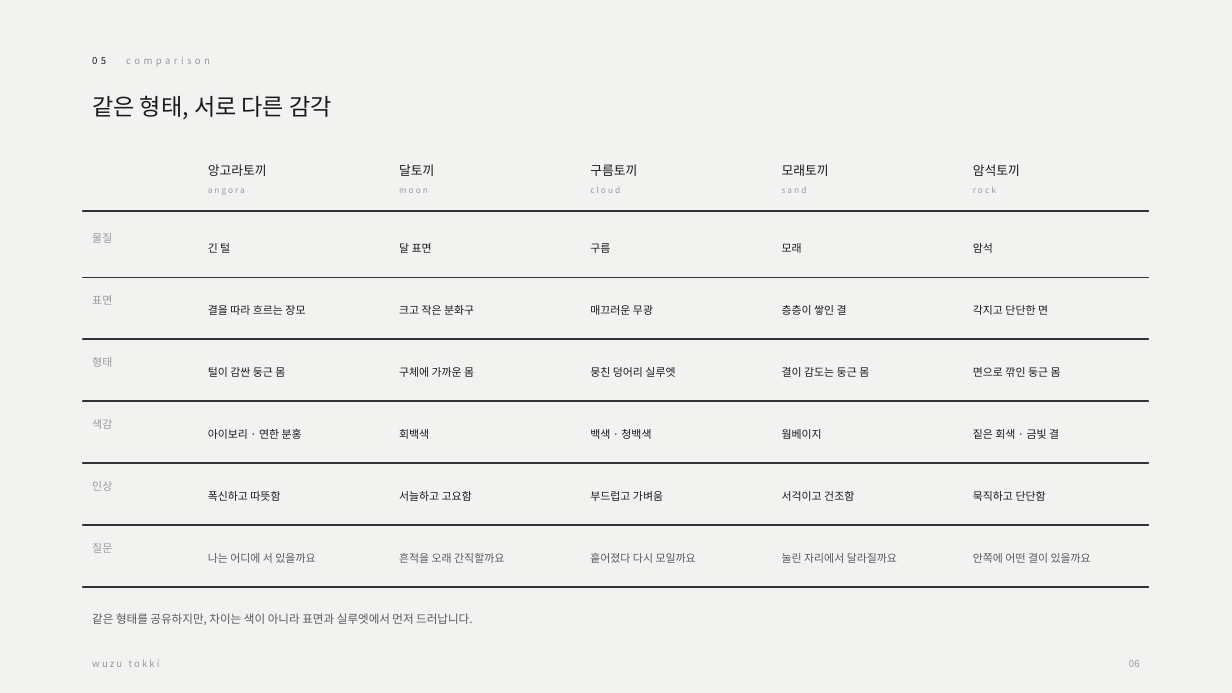
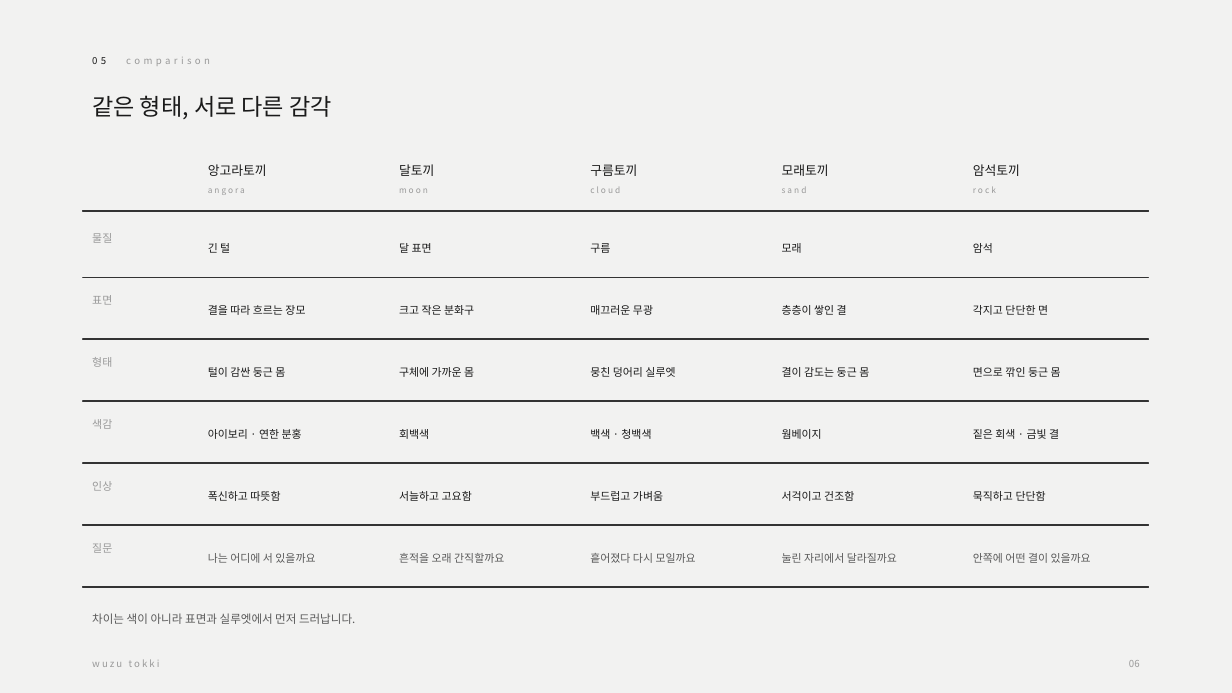
Before and after one commit to yehol/hoho, a slide deck: slide 6 of Wuzu_Tokki_IP_소개서_20260922.pptx. Drawn at 1232x693 pixels with LibreOffice and Linux fonts; fonts in the diff are those of the drawing. Boxes give left, top, right and bottom in pixels: in the first picture for what was removed or moved away, otherwise in the second. Text is boxed around its words. In the diff, an @@ line names an element or a change of style, - is before the commit and + after.

```diff
--- a/Wuzu_Tokki_IP_소개서_20260922.pptx
+++ b/Wuzu_Tokki_IP_소개서_20260922.pptx
@@ text at (92,613,355,624): text changed @@
-같은 형태를 공유하지만, 차이는 색이 아니라 표면과 실루엣에서 먼저 드러납니다.
+차이는 색이 아니라 표면과 실루엣에서 먼저 드러납니다.
```
Also in this commit, not shown: 8 other slides changed, 6 other files.
